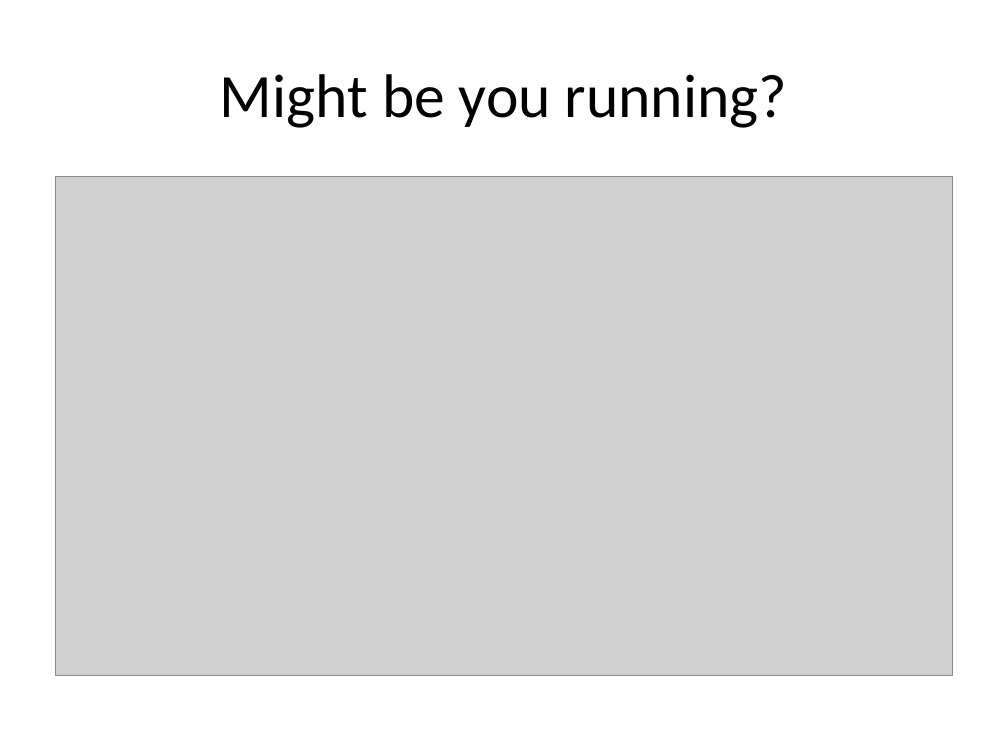
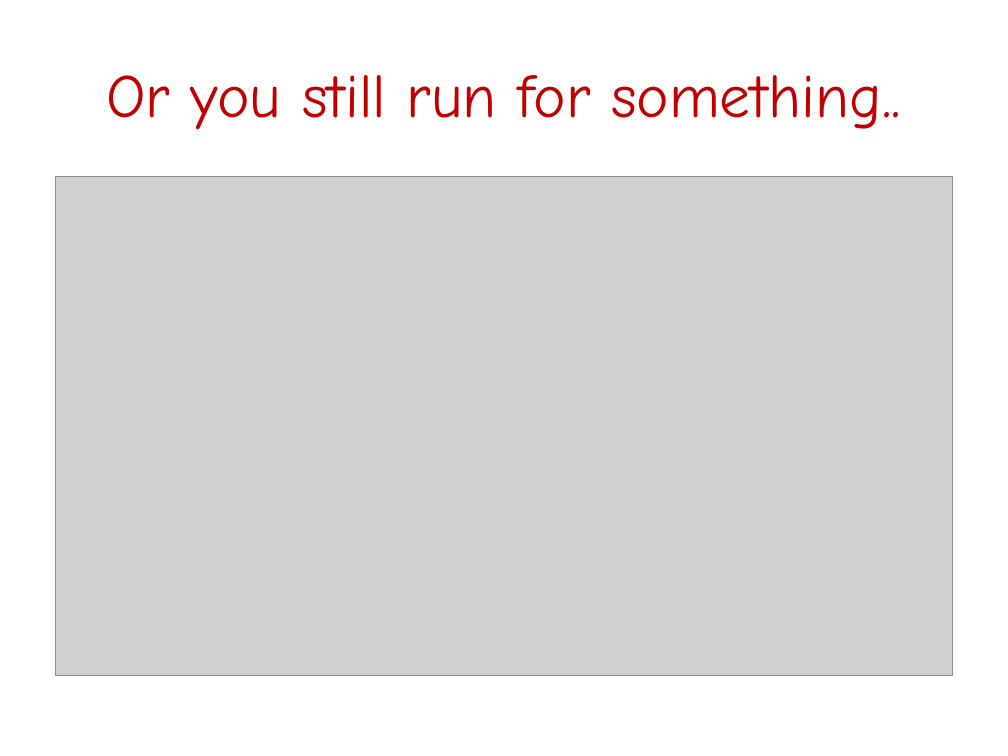
Before and after one commit to FeedMapping/Schema, a slide deck: slide 5 of slide/ppt/WhyMapping.pptx (slide 3 before the commit). Drawn at 1008x756 pixels with LibreOffice and Linux fonts; fonts in the diff are those of the drawing; grey boxes stand for pictures. Boxes give left, top, right and bottom in pixels: in the first picture for what was removed or moved away, otherwise in the second. Text is boxed around its words. In the diff, an @@ line names an element or a change of style, - is before the commit and + after.

```diff
--- a/slide/ppt/WhyMapping.pptx
+++ b/slide/ppt/WhyMapping.pptx
@@ title at [106, 75, 901, 130]: text changed; font Calibri to Comic Neue; text colour #000000 to #C00000 @@
-Might be you running?
+Or you still run for something..
```
Also in this commit, not shown: 10 other slides changed.
